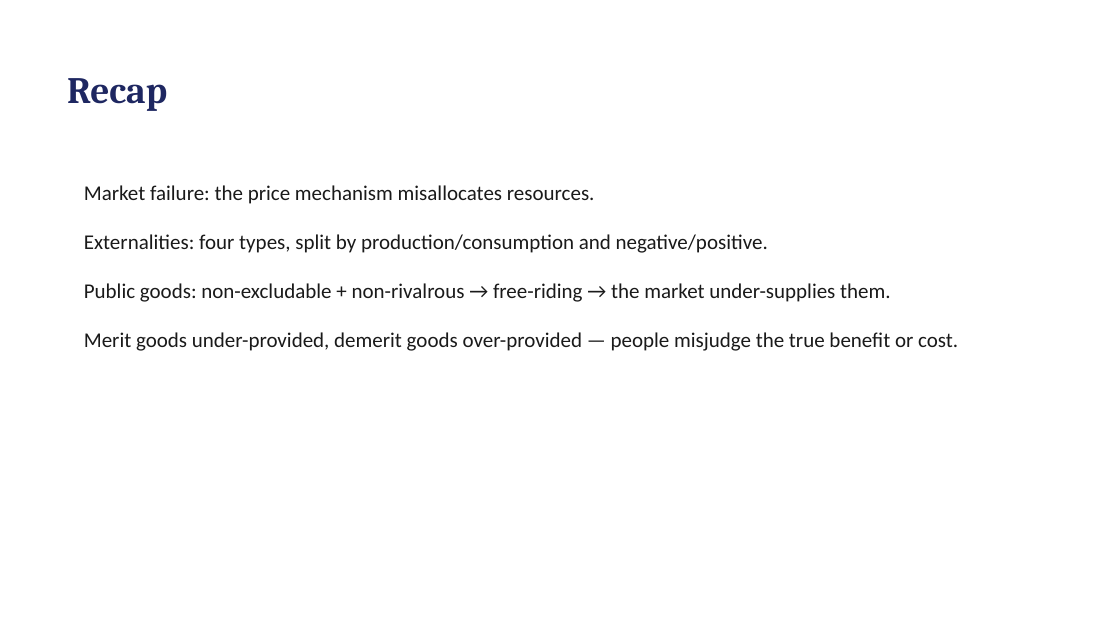
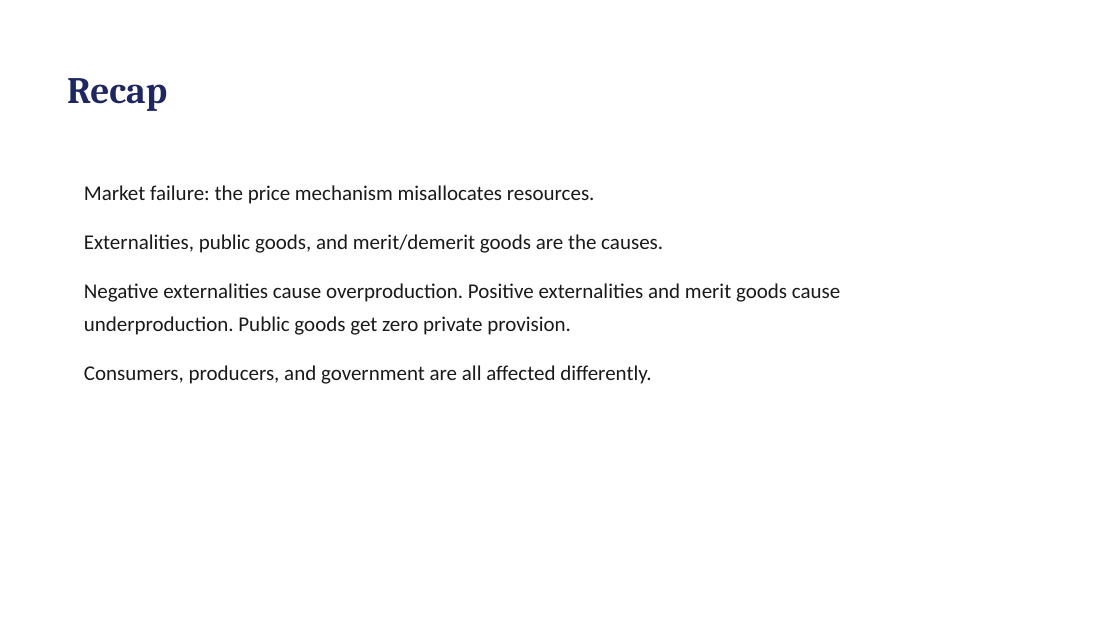
Before and after one commit to rebeccakfurness-boop/selongbayschool-teaching, a slide deck: slide 29 of courses/tom-economics/lessons/lesson-07/slides.pptx (slide 20 before the commit). Drawn at 1120x630 pixels with LibreOffice and Linux fonts; fonts in the diff are those of the drawing. Boxes give left, top, right and bottom in pixels: in the first picture for what was removed or moved away, otherwise in the second. Text is boxed around its words. In the diff, an @@ line names an element or a change of style, - is before the commit and + after.

```diff
--- a/courses/tom-economics/lessons/lesson-07/slides.pptx
+++ b/courses/tom-economics/lessons/lesson-07/slides.pptx
@@ text at box(84, 234, 840, 384): text changed @@
-Externalities: four types, split by production/consumption and negative/positive.
-Public goods: non-excludable + non-rivalrous → free-riding → the market under-supplies them.
-Merit goods under-provided, demerit goods over-provided — people misjudge the true benefit or cost.
+Externalities, public goods, and merit/demerit goods are the causes.
+Negative externalities cause overproduction. Positive externalities and merit goods cause underproduction. Public goods get zero private provision.
+Consumers, producers, and government are all affected differently.
```
Also in this commit, not shown: 2 other slides changed, 10 slides added, 1 slide removed, 29 other files.
